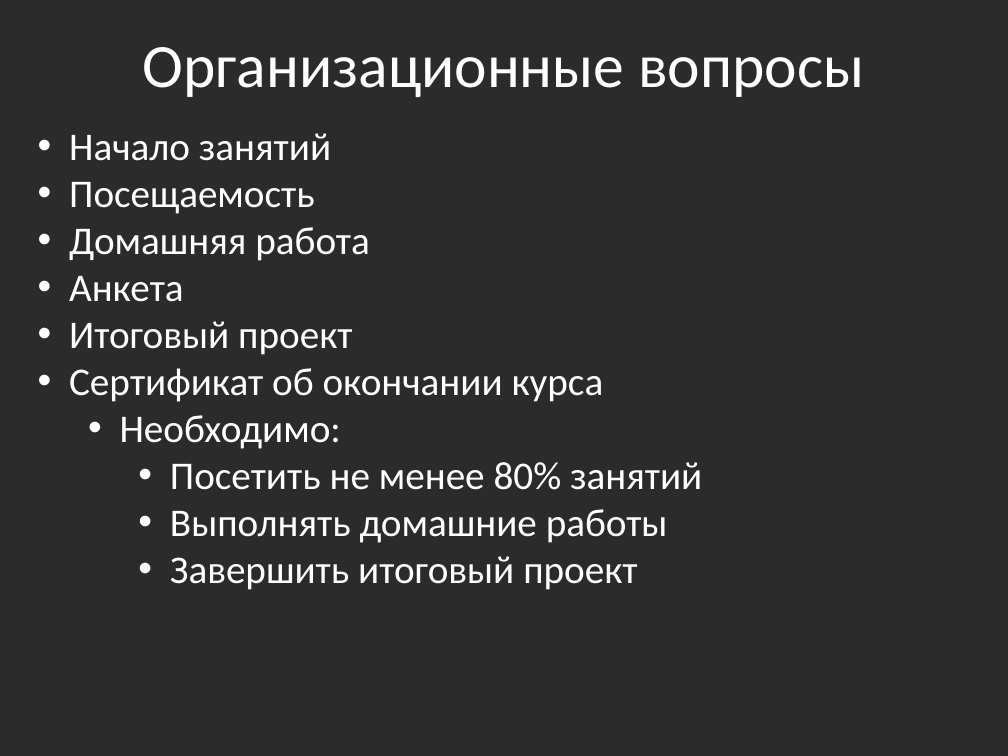
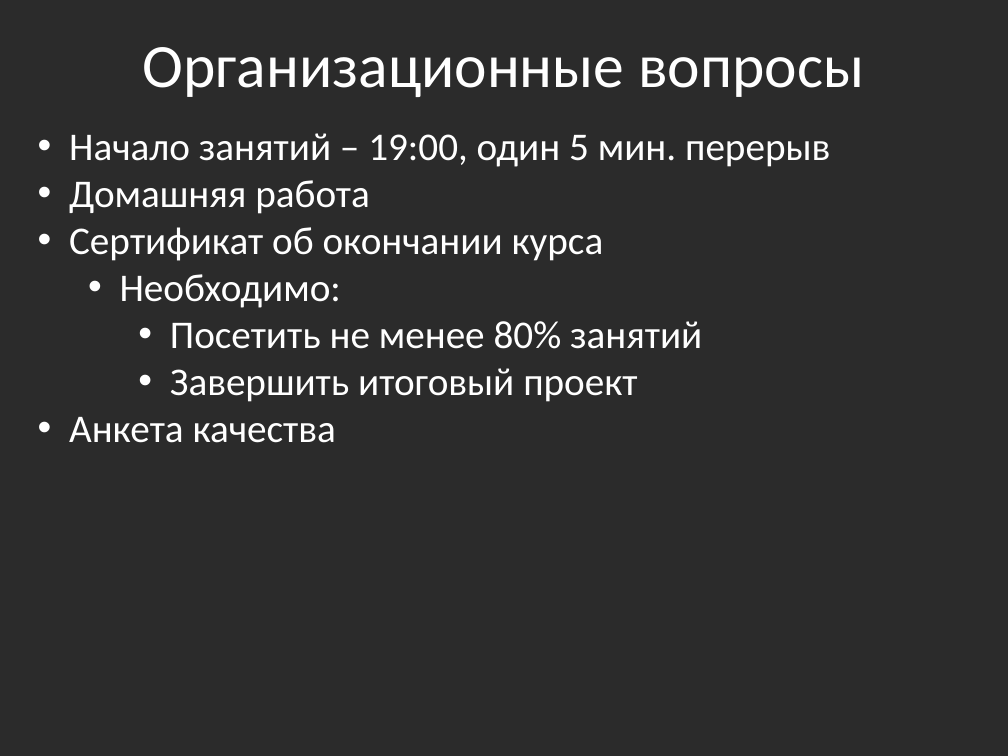
Before and after one commit to bazile/Training, a slide deck: slide 4 of Presentation/intro.pptx (slide 3 before the commit). Drawn at 1008x756 pixels with LibreOffice and Linux fonts; fonts in the diff are those of the drawing; background and template pictures are left out; a plain dark background stands for a picture behind light text. Boxes give left, top, right and bottom in pixels: in the first picture for what was removed or moved away, otherwise in the second. Text is boxed around its words. In the diff, an @@ line names an element or a change of style, - is before the commit and + after.

Commit message:
Updated C# and VS presentations

```diff
--- a/Presentation/intro.pptx
+++ b/Presentation/intro.pptx
@@ text at [69,133,830,167]: text changed @@
-• Начало занятий
-• Посещаемость
+• Начало занятий – 19:00, один 5 мин. перерыв
@@ text at [69,276,352,355]: paragraphs removed @@
-• Анкета
-• Итоговый проект
@@ text at [69,417,336,443]: paragraph added @@
+• Анкета качества
@@ text at [170,509,668,543]: paragraph removed @@
-    • Выполнять домашние работы
```
Also in this commit, not shown: 1 slide added, 2 other files.
